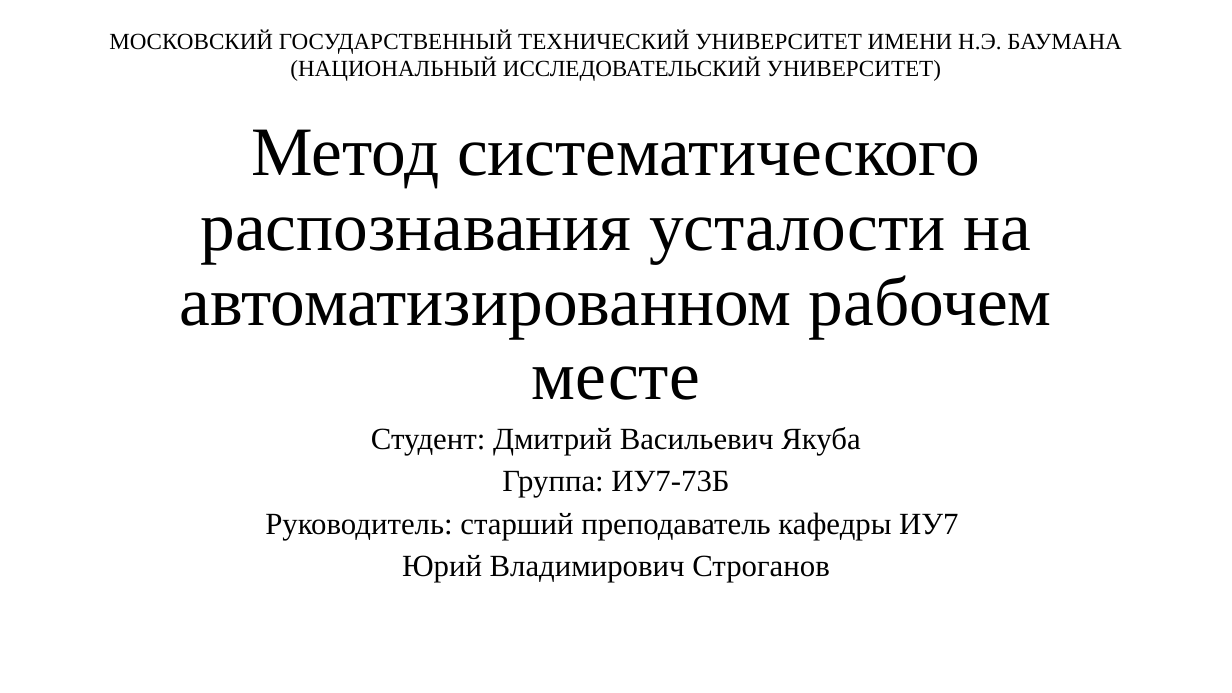
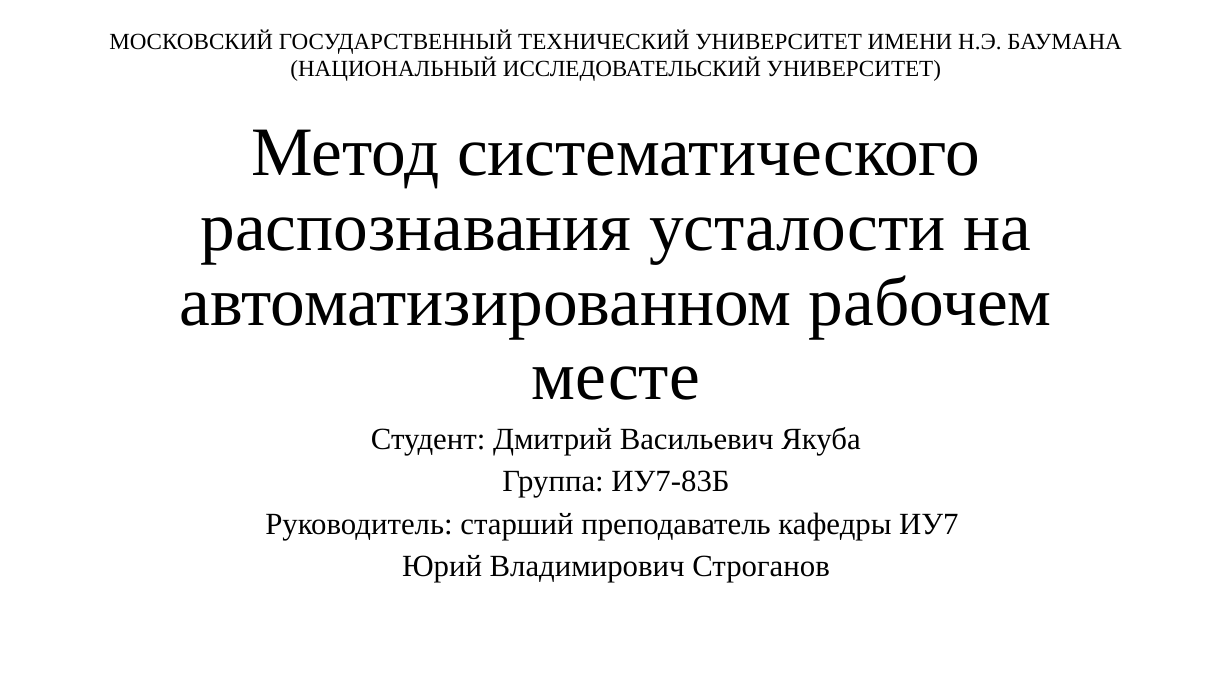
Before and after one commit to TheSawIsTheLaw/FatigueRecognitionSystem, a slide deck: slide 1 of Presentation/presentation.pptx. Drawn at 1232x693 pixels with LibreOffice and Linux fonts; fonts in the diff are those of the drawing. Boxes give left, top, right and bottom in pixels: in the first picture for what was removed or moved away, otherwise in the second. Text is boxed around its words. In the diff, an @@ line names an element or a change of style, - is before the commit and + after.

```diff
--- a/Presentation/presentation.pptx
+++ b/Presentation/presentation.pptx
@@ subtitle at (502, 470, 729, 497): text changed @@
-Группа: ИУ7-73Б
+Группа: ИУ7-83Б
```
Also in this commit, not shown: 1 other slide changed, 3 slides added, 4 slides removed, 1 other file.
